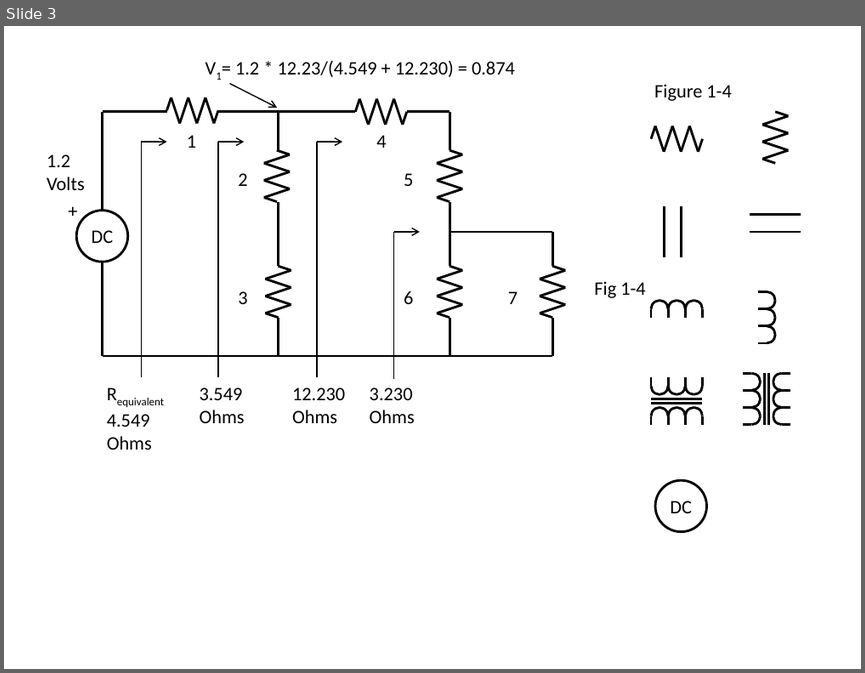
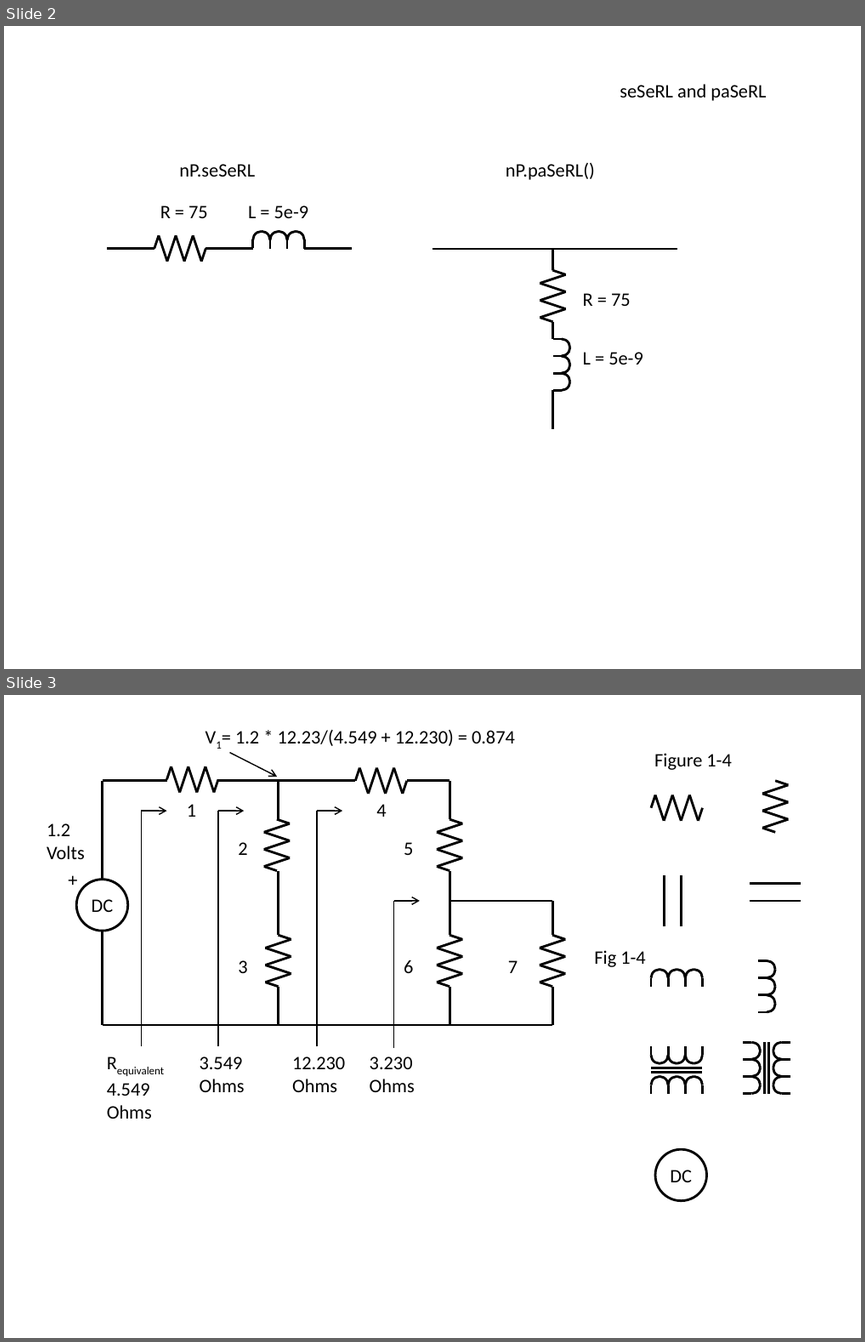
Before and after one commit to JerryWiltz/nP, a slide deck: ReadmeFigures/readmeFigures.pptm. Shown one above the other, each under a label of ours: slide 3 before the commit, slides 2 and 3 after it. The pictures are 865x673 and 865x1342 pixels, drawn with LibreOffice and Linux fonts; fonts in the diff are those of the drawing. Boxes give left, top, right and bottom in pixels: in the first picture for what was removed or moved away, otherwise in the second. Text is boxed around its words. In the diff, an @@ line names an element or a change of style, - is before the commit and + after.

```diff
--- a/ReadmeFigures/readmeFigures.pptm
+++ b/ReadmeFigures/readmeFigures.pptm
@@ slide 2 added at (x1=4, y1=26, x2=861, y2=669), background #FFFFFF @@
@@ title added at (x1=619, y1=84, x2=766, y2=101), 16 pt, text #000000 @@
+seSeRL and paSeRL
@@ text added at (x1=179, y1=164, x2=255, y2=176), 16 pt, text #000000 @@
+nP.seSeRL
@@ text added at (x1=506, y1=163, x2=595, y2=180), 16 pt, text #000000 @@
+nP.paSeRL()
@@ text added at (x1=160, y1=205, x2=208, y2=218), 16 pt, text #000000 @@
+R = 75
@@ text added at (x1=248, y1=205, x2=309, y2=218), 16 pt, text #000000 @@
+L = 5e-9
@@ line added from (107, 248) to (154, 248), #000000 2 pt @@
@@ group added at (x1=154, y1=235, x2=205, y2=261): 7 lines @@
@@ line added from (205, 248) to (252, 248), #000000 2 pt @@
@@ group added at (x1=252, y1=231, x2=304, y2=248): 6 arc (boxed as its full ellipse)s, 4 lines @@
@@ line added from (304, 248) to (351, 248), #000000 2 pt @@
@@ line added from (432, 249) to (676, 249), #000000 2 pt @@
@@ line added from (552, 249) to (553, 270), #000000 2 pt @@
@@ text added at (x1=583, y1=293, x2=630, y2=306), 16 pt, text #000000 @@
+R = 75
@@ group added at (x1=540, y1=270, x2=565, y2=322): 7 lines @@
@@ line added from (552, 322) to (552, 339), #000000 2 pt @@
@@ group added at (x1=552, y1=339, x2=569, y2=390): 6 arc (boxed as its full ellipse)s, 4 lines @@
@@ text added at (x1=583, y1=352, x2=643, y2=364), 16 pt, text #000000 @@
+L = 5e-9
@@ line added from (552, 390) to (552, 429), #000000 2 pt @@
```
Also in this commit, not shown: 1 slide changed, 1 slide removed, 2 other files.
